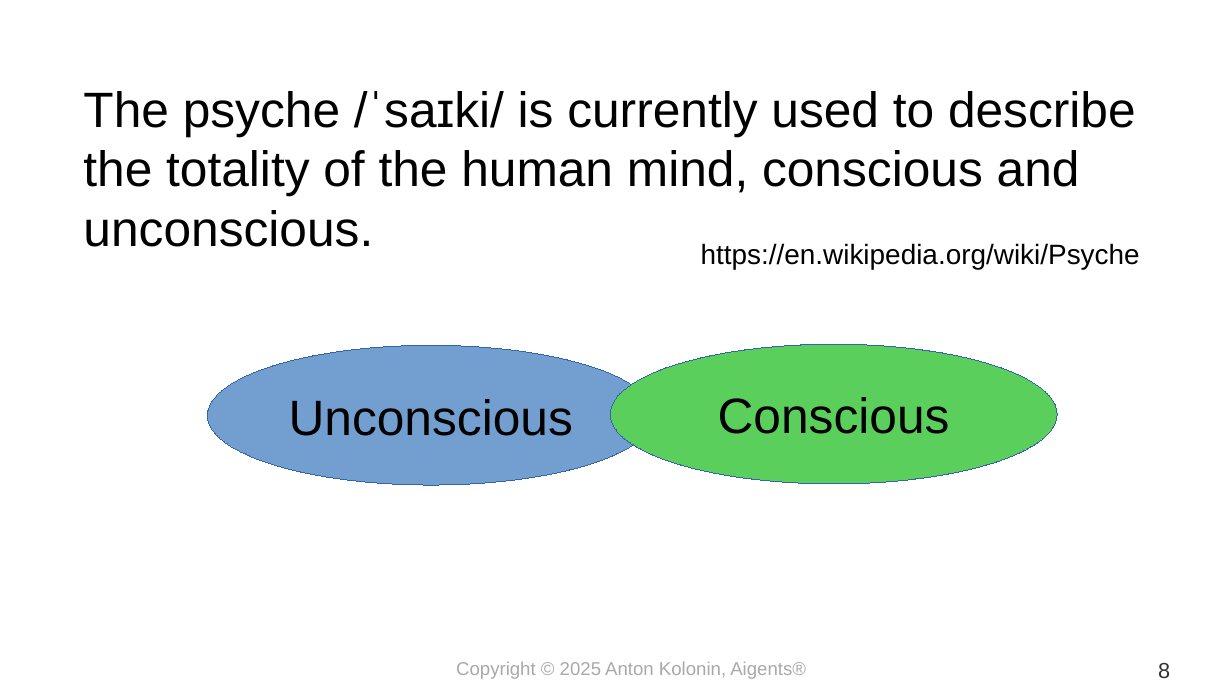
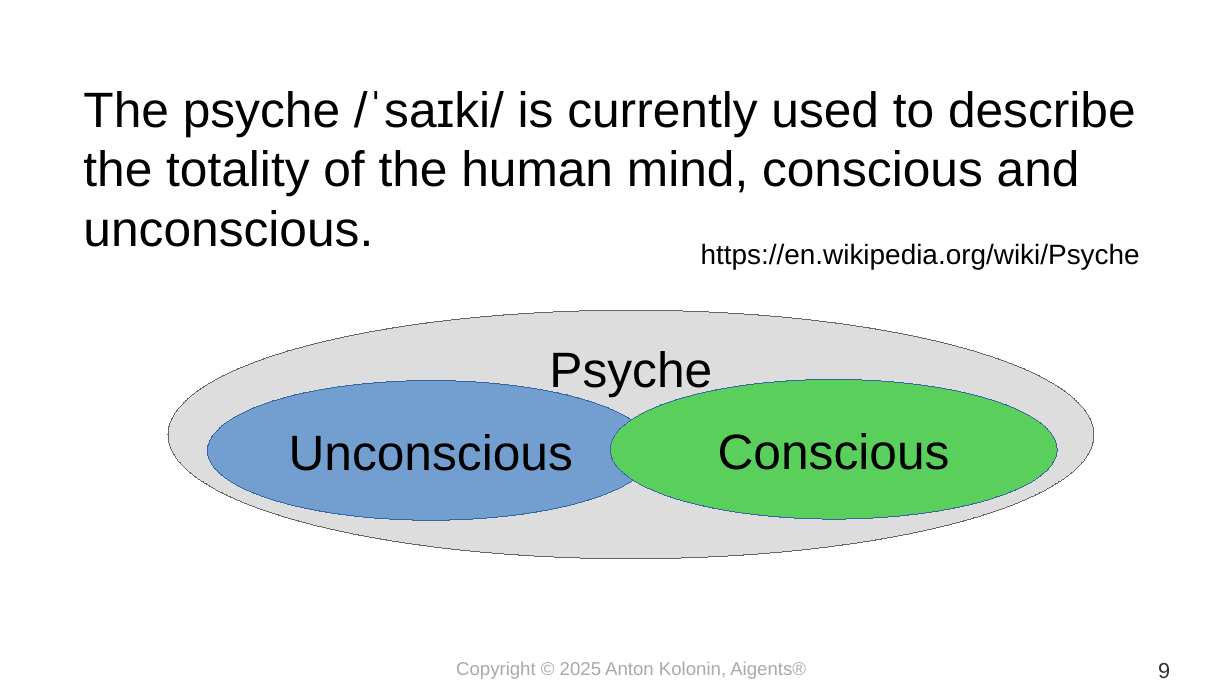
Before and after one commit to aigents/iai, a slide deck: slide 9 of docs/2025/psyche_model_kolonin_en.odp (slide 8 before the commit). Drawn at 1232x693 pixels with LibreOffice and Linux fonts; fonts in the diff are those of the drawing. Boxes give left, top, right and bottom in pixels: in the first picture for what was removed or moved away, otherwise in the second. Text is boxed around its words. In the diff, an @@ line names an element or a change of style, - is before the commit and + after.

```diff
--- a/docs/2025/psyche_model_kolonin_en.odp
+++ b/docs/2025/psyche_model_kolonin_en.odp
@@ ellipse added at (168, 311, 1094, 559), fill #DDDDDD, outline #666666 0 pt, 32 pt, text #000000 @@
+Psyche
@@ ellipse "Unconscious": place and size @@
-ellipse "Unconscious" at (208, 345, 655, 485)
+ellipse "Unconscious" at (208, 381, 655, 521)
@@ ellipse "Conscious": place and size @@
-ellipse "Conscious" at (610, 344, 1058, 484)
+ellipse "Conscious" at (610, 380, 1058, 520)
@@ page number at (1158, 663, 1170, 678): text changed @@
-8
+9
```
Also in this commit, not shown: 7 other slides changed, 1 slide added, 1 other file.
